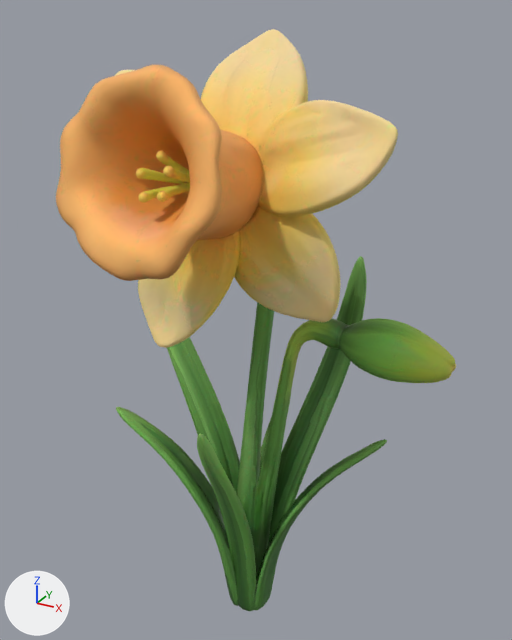
An edit to the glTF model assets/models/daffodil.glb, drawn before and after from the same camera.
The view is the same before and after, from a 50 mm camera at (0.929, -1.66, 1.0) aimed at (-0.017, 0.062, 0.139). Every picture has the same lights, and +X, +Y and +Z are marked at lower left. The first picture is the older version. Where no turn or scale is listed for an object, it has been applied to the vertices. Vertices at exactly the same position are counted once.
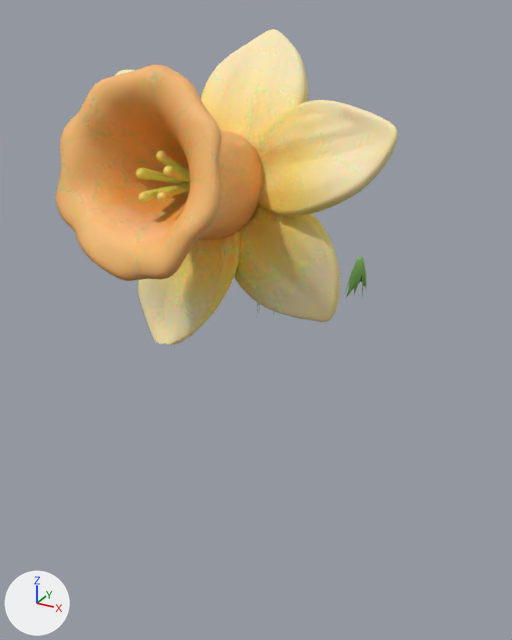
What differs and where, as boxes [x1, y1, x2, y2] in the pictures (512 x 640 px):
```json
{"object": "Mesh_0", "change": "surface changed, reshaped", "before": [56, 29, 456, 611], "after": [56, 29, 398, 346], "on screen": "14% narrower, 45% shorter"}
{"part": 1, "of": "me_mesh_0", "change": "deleted", "before": [116, 272, 456, 611], "on screen": "green"}
```

Edits to the scene script, one JSON object a line:
```json
{"op": "set", "path": "img_image_1", "old": "load_image('Image_1', '_unpacked/Image_1', 1024, 1024, 'Non-Color')", "new": "load_image('Image_1', '_unpacked/Image_1', 512, 512, 'sRGB')"}
{"op": "add", "block": "img_image_0", "code": ["img_image_0 = load_image('Image_0', '_unpacked/Image_0', 512, 512, 'Non-Color')"]}
{"block": "mat_material_0", "where": "n2 = _N.new('ShaderNodeTexImage'); n2.name = 'Image Texture'"}
{"op": "set", "path": "n2.image", "old": "img_texture", "new": "img_image_1"}
{"block": "mat_material_0", "where": "n4 = _N.new('ShaderNodeTexImage'); n4.name = 'Image Texture.001'"}
{"op": "set", "path": "n4.image", "old": "img_image_1", "new": "img_image_0"}
{"block": "me_mesh_0", "where": "# used by ob_mesh_0; location = (0.0, 0.0, 0.0)"}
{"op": "remove", "block": "me_mesh_0", "code": "me_mesh_0.from_pydata(...)  # 19982 vertices, 39975 faces; spans x -0.55..0.55, y -0.51..0.52, z -0.95..0.95"}
{"op": "add", "block": "me_mesh_0", "code": "me_mesh_0.from_pydata(...)  # 10578 vertices, 21081 faces; spans x -0.5..0.42, y -0.51..0.52, z 0.05..0.95"}
{"block": "me_mesh_0", "change": "me_mesh_0 part 1: 9404 vertices removed from x -0.55..0.55, y -0.26..0.49, z -0.95..0.14"}
```
